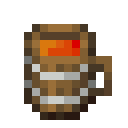
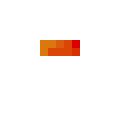
Layer changes from the first 128×128 image to the second:
removed layer "Tankard" over <box>24,24,112,120</box>
